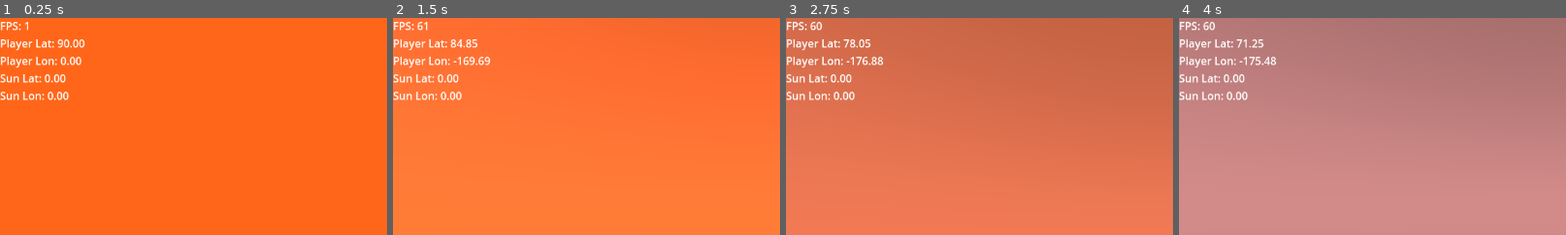
Above: before the commit, frames 1-4 (left to right).
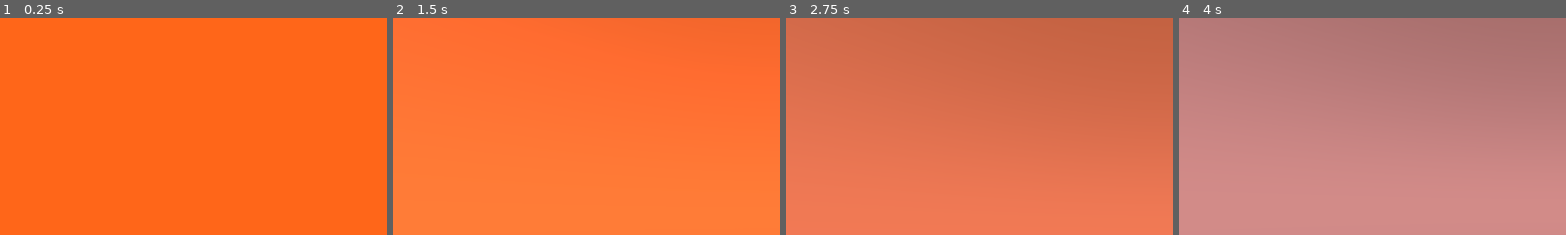
Above: after the commit, the same moments.

Repository: valfrom/LittlePlanet
Game: Godot game, scene res://world.tscn
The game is run twice, just before and just after one commit, with the same random seed, the same clock (stepped at 60 frames per second) and the same inputs.
Inputs (mouse positions are % of the whole screen's width and height, from its top left):
- Up to frame 1 (0.25 s): no input
- Up to frame 2 (1.5 s): move the mouse to (55, 50) at 0.52 s; hold W (move_forward) from 0.53 s (still down); tap Space (jump) at 0.77 s; move the mouse to (45, 50) at 1.27 s
- Up to frame 3 (2.75 s): keep holding W (move_forward); tap Space (jump) at 1.52 s; move the mouse to (52, 48) at 2.02 s
- Up to frame 4 (4 s): keep holding W (move_forward); move the mouse to (49, 52) at 2.77 s; tap Space (jump) at 3.02, 3.77 s; move the mouse to (57, 51) at 3.52 s
The pictures show only the part of the screen within x 0-50%, y 0-50%; the shares and areas given below are measured in that part.

The runs differ from the first frame. In frame 1, 1.8% of the frame differs, in the area x 0-23%, y 1-38%; in frame 2, 1.9%, in the area x 0-26%, y 1-38%; in frame 3, 1.9%; in frame 4, 1.7%.
Error after the commit: Parse Error: Cannot find member "xform" in base "Transform3D". (res://HUD.gd:27)

Commit message:
Fix HUD local position calculation

Diff:
--- a/HUD.gd
+++ b/HUD.gd
@@ -24,7 +24,7 @@
     if target == null or planet == null:
         return Vector2.ZERO
 
-    var local_pos := planet.to_local(target.global_position)
+    var local_pos := planet.global_transform.affine_inverse().xform(target.global_transform.origin)
     if local_pos.length() == 0.0:
         return Vector2.ZERO
 
